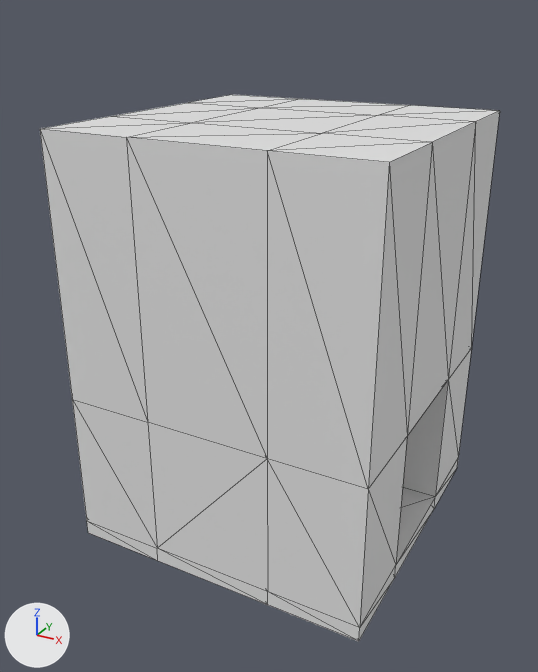
An edit to the glTF model models/Tunnel_Turn.glb, drawn before and after from the same camera.
The view is the same before and after, from a camera (50 mm lens) standing at (0.09, 4.96, 3.2) and looking at (-2.05, 8.86, 1.25). The axes (+X, +Y, +Z) are drawn at lower left. The lights are the same throughout. Mesh edges are drawn as thin lines. Vertices at the same position are counted once.

The older version as bpy lines, for what is in view:
```python
me_cube_008 = bpy.data.meshes.new('Cube.008')
me_cube_008.from_pydata(...)  # 64 vertices, 144 faces; spans x -1.0..1.0, y -1.0..1.0, z -0.1..2.6
ob_tunnelturn = bpy.data.objects.new('TunnelTurn', me_cube_008)
ob_tunnelturn.location = (-2.0, 9.0, 0.0)
```
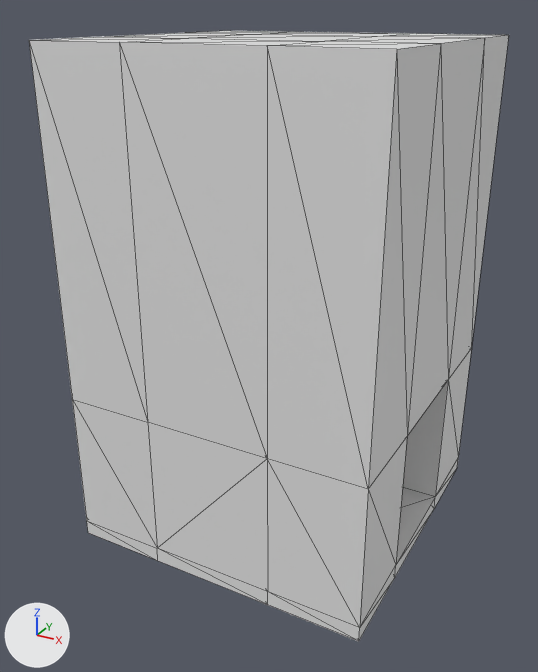
Where the change shows, as pixel boxes (x1, y1, x2, y2) in the pictures (538 x 672 px; the box of a moved part takes in the faces that stretch with it):
'TunnelTurn', reshaped (12% taller): before (40, 95, 500, 641); after (29, 31, 509, 641)
part 1 of me_cube_008, moved or reshaped: before (40, 95, 500, 485); after (29, 31, 509, 485)

Edits to the bpy script that builds the scene:
```text
Change me_cube_008:
    where me_cube_008.from_pydata(...)  # 64 vertices, 144 faces; spans x -1.0..1.0, y -1.0..1.0, z -0.1..2.6
    used by ob_tunnelturn; location = (-2.0, 9.0, 0.0)
    me_cube_008 part 1: all 16 vertices in x -1.0..1.0, y -1.0..1.0, z 2.6 are moved by (0.0, 0.0, 0.45)
```
